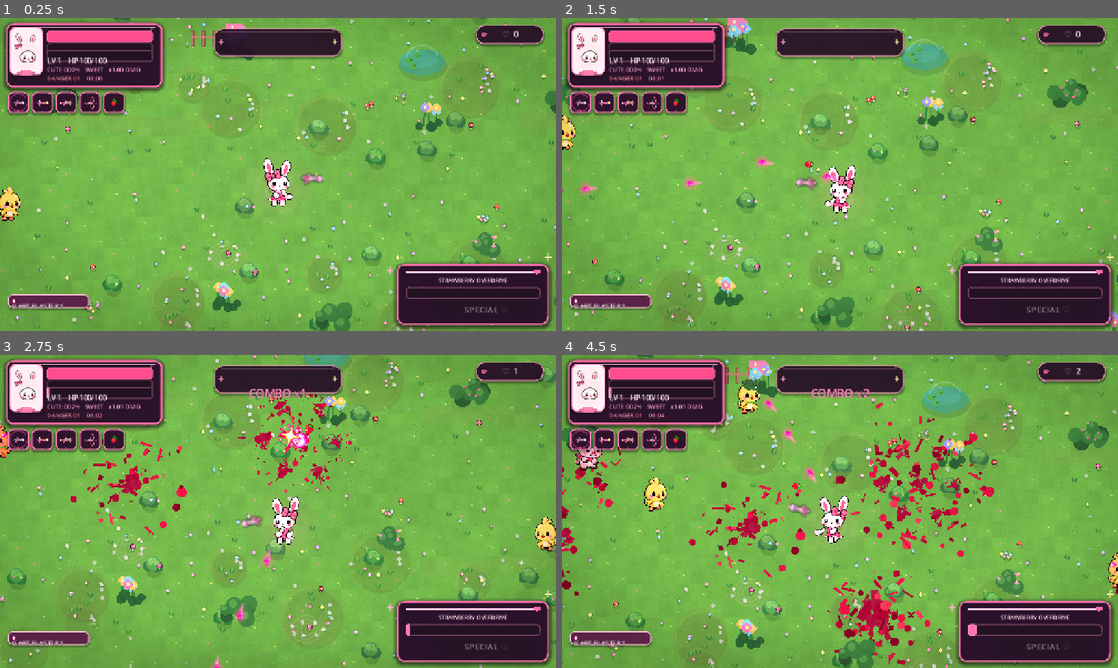
Above: before the commit, frames 1-4 (two rows, left to right).
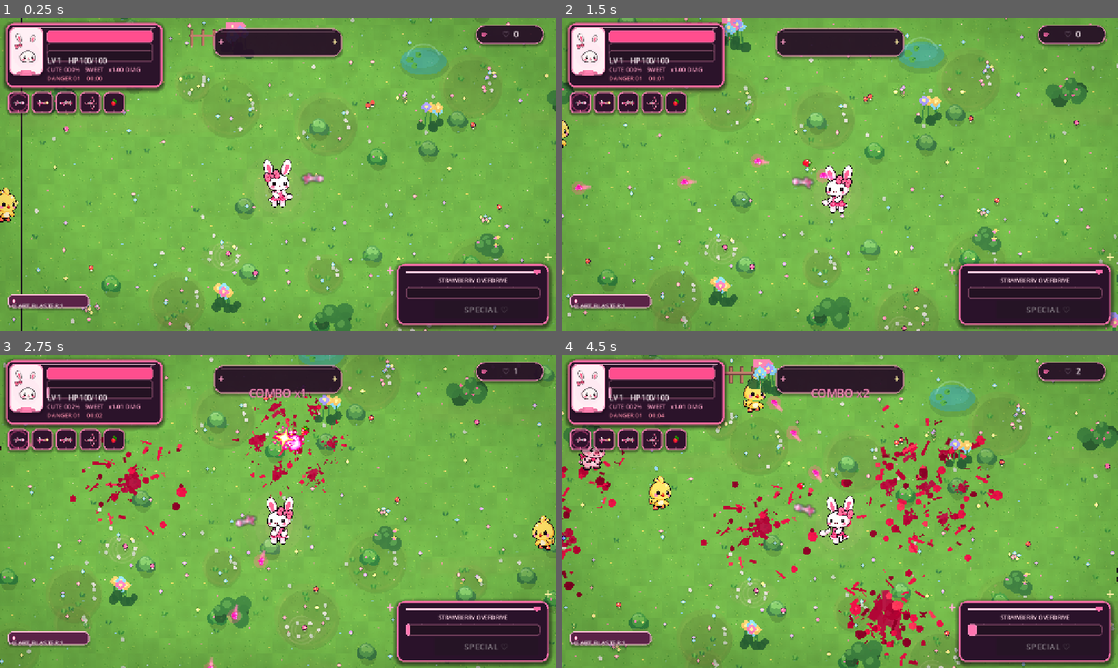
Above: after the commit, the same moments.

Repository: ramonsamagaio/cutecuterampage
Game: Godot game, scene res://scenes/Main.tscn
Two runs of this game, one before a commit and one after it. Both use one fixed random seed, a clock stepped at 60 frames per second and the inputs below.
Inputs (mouse positions are in pixels of both pictures, inside the frame that each line leads up to):
- Up to frame 1 (0.25 s): no input
- Up to frame 2 (1.5 s): tap Enter at 0.5 s; move the mouse to (962, 158) at 0.52 s; hold Right (ui_right) 0.53-1.28 s; tap Shift at 0.6 s; tap Space at 0.77 s; move the mouse to (728, 190) at 1.27 s; hold Down (ui_down) from 1.28 s (still down); tap Z at 1.35 s
- Up to frame 3 (2.75 s): tap Space at 1.52 s; move the mouse to (333, 442) at 2.02 s; release Down (ui_down) at 2.03 s; hold Right (ui_right) from 2.03 s (still down); tap X at 2.1 s
- Up to frame 4 (4.5 s): move the mouse to (812, 574) at 2.77 s; release Right (ui_right) at 2.78 s; hold Up (ui_up) 2.78-3.53 s; tap C at 2.85 s; tap Space at 3.02, 3.77 s; move the mouse to (1006, 558) at 3.52 s; hold Left (ui_left) from 3.53 s (still down); tap Shift at 3.6 s; move the mouse to (673, 464) at 4.27 s; tap Z at 4.35 s

The runs differ from the first frame. In frame 1, 4.7% of the frame differs, in the area x 0-100%, y 0-100%; in frame 2, 8.0%; in frame 3, 11%; in frame 4, 16%.

Commit message:
feat: mount camera mood controller

Diff:
--- a/scenes/Main.tscn
+++ b/scenes/Main.tscn
@@ -1,10 +1,11 @@
-[gd_scene load_steps=6 format=3]
+[gd_scene load_steps=7 format=3]
 
 [ext_resource type="Script" path="res://scripts/core/main.gd" id="1_main"]
 [ext_resource type="Script" path="res://scripts/debug/debug_combat_controller.gd" id="2_debug"]
 [ext_resource type="Script" path="res://scripts/ui/hud_concept_decor.gd" id="3_hud_decor"]
 [ext_resource type="Script" path="res://scripts/core/world_ambience.gd" id="4_ambience"]
 [ext_resource type="Script" path="res://scripts/ui/combat_readability_fx.gd" id="5_readability"]
+[ext_resource type="Script" path="res://scripts/core/camera_mood_controller.gd" id="6_camera_mood"]
 
 [node name="Main" type="Node2D"]
 script = ExtResource("1_main")
@@ -14,6 +15,9 @@
 
 [node name="CombatReadabilityFX" type="Node2D" parent="."]
 script = ExtResource("5_readability")
+
+[node name="CameraMood" type="Node" parent="."]
+script = ExtResource("6_camera_mood")
 
 [node name="ConceptHUD" type="CanvasLayer" parent="."]
 layer = 9
